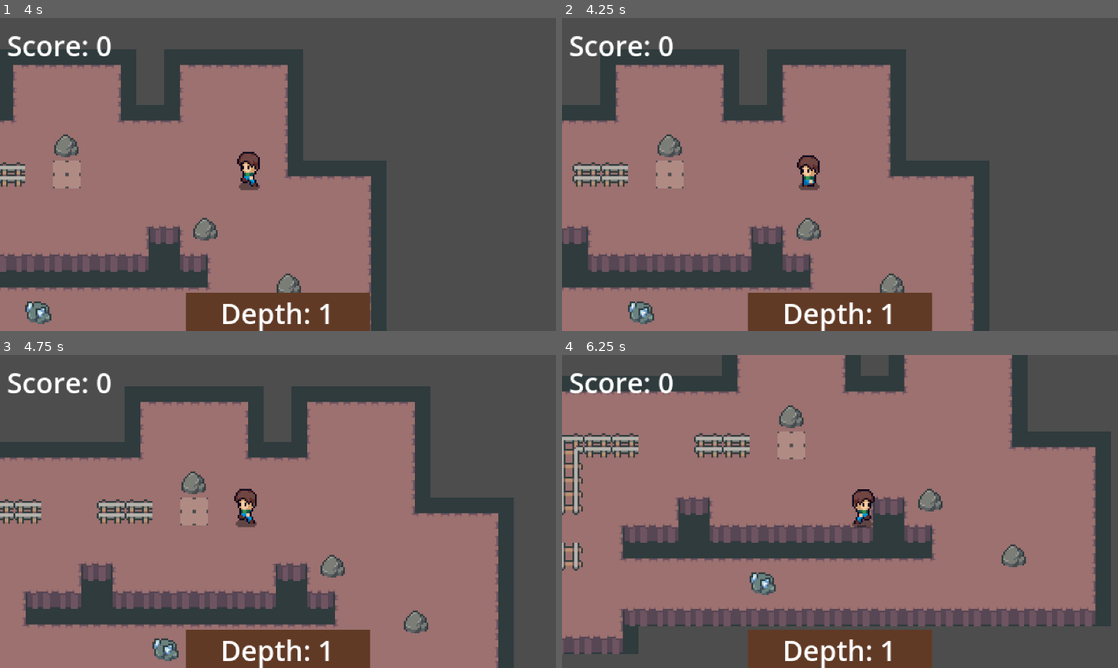
Above: before the commit, frames 1-4 (two rows, left to right).
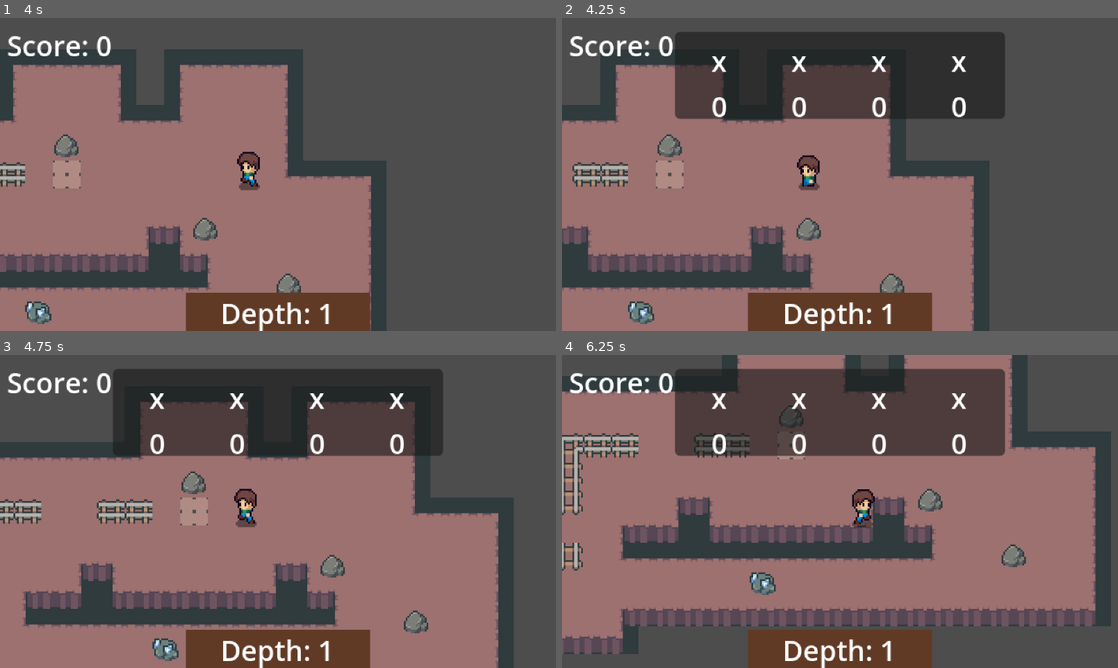
Above: after the commit, the same moments.

Repository: yi2003/mining
Game: Godot game, scene res://scenes/level.tscn
Two runs of this game, one before a commit and one after it. Both use one fixed random seed, a clock stepped at 60 frames per second and the inputs below.
Inputs:
- Up to frame 1 (4 s): hold Right (ui_right) 0.53-1.28 s; hold Space (attack) 0.53-1.28 s; hold Down (ui_down) 1.28-2.03 s; tap Space (attack) at 1.35, 2.85 s; hold Right (ui_right) 2.03-2.78 s; hold Space (attack) 2.03-2.78 s; hold Up (ui_up) 2.78-3.53 s; hold Left (ui_left) from 3.53 s (still down); hold Space (attack) from 3.53 s (still down)
- Up to frame 2 (4.25 s): keep holding Left (ui_left); keep holding Space (attack); tap Tab (toggle_inventory, bound only after the commit) at 4.15 s
- Up to frame 3 (4.75 s): keep holding Left (ui_left); release Space (attack) at 4.28 s; tap Space (attack) at 4.35 s
- Up to frame 4 (6.25 s): release Left (ui_left) at 5.03 s; hold Down (ui_down) 5.03-5.78 s; hold Space (attack) 5.03-5.78 s; hold Right (ui_right) from 5.78 s (still down); tap Space (attack) at 5.85 s

Frame 1 is identical in both runs. In frame 2, 13% of the frame differs, in the area x 20-80%, y 4-33%; in frame 3, 12%; in frame 4, 15%.

Commit message:
feat: add inventory UI with sprite icons and Tab toggle
Replace text-based inventory HUD with sprite icons (AtlasTexture) and
"x N" count format. Panel is hidden by default, toggled via Tab key.
Centered at top of screen with 4 slots showing ore textures and counts.

Co-Authored-By: Claude Opus 4.7 <noreply@anthropic.com>

Diff:
--- a/assets/scripts/inventory_hud.gd
+++ b/assets/scripts/inventory_hud.gd
@@ -1,34 +1,75 @@
 extends CanvasLayer
 
-@onready var labels = [
-	$Slots/Slot0/Label0,
-	$Slots/Slot1/Label1,
-	$Slots/Slot2/Label2,
-	$Slots/Slot3/Label3
+@onready var slot_icons: Array = [
+	$Panel/Slots/Slot0/Contents/Icon0,
+	$Panel/Slots/Slot1/Contents/Icon1,
+	$Panel/Slots/Slot2/Contents/Icon2,
+	$Panel/Slots/Slot3/Contents/Icon3
 ]
 
-const ORE_ICONS = {
-	PlayerInventory.OreType.IRON: "Ir:",
-	PlayerInventory.OreType.GOLD: "Au:",
-	PlayerInventory.OreType.COAL: "C:",
-	PlayerInventory.OreType.SOLAR: "S:",
-	PlayerInventory.OreType.DIAMOND: "D:",
-	PlayerInventory.OreType.AMETHYST: "A:",
-	PlayerInventory.OreType.TIN: "Tn:"
+@onready var slot_labels: Array = [
+	$Panel/Slots/Slot0/Contents/Label0,
+	$Panel/Slots/Slot1/Contents/Label1,
+	$Panel/Slots/Slot2/Contents/Label2,
+	$Panel/Slots/Slot3/Contents/Label3
+]
+
+const ORE_TEXTURES = {
+	PlayerInventory.OreType.IRON: preload("res://assets/images/ores/iron.png"),
+	PlayerInventory.OreType.GOLD: preload("res://assets/images/ores/gold.png"),
+	PlayerInventory.OreType.COAL: preload("res://assets/images/ores/stone.png"),
+	PlayerInventory.OreType.SOLAR: preload("res://assets/images/ores/silver.png"),
+	PlayerInventory.OreType.DIAMOND: preload("res://assets/images/gems/diamond.png"),
+	PlayerInventory.OreType.AMETHYST: preload("res://assets/images/gems/amethyst.png"),
+	PlayerInventory.OreType.TIN: preload("res://assets/images/ores/tin.png")
+}
+
+const ORE_REGIONS = {
+	PlayerInventory.OreType.IRON: Rect2(32, 16, 16, 16),
+	PlayerInventory.OreType.GOLD: Rect2(32, 0, 16, 16),
+	PlayerInventory.OreType.COAL: Rect2(16, 48, 16, 16),
+	PlayerInventory.OreType.SOLAR: Rect2(32, 0, 16, 16),
+	PlayerInventory.OreType.DIAMOND: Rect2(32, 16, 16, 16),
+	PlayerInventory.OreType.AMETHYST: Rect2(32, 16, 16, 16),
+	PlayerInventory.OreType.TIN: Rect2(32, 0, 16, 16)
 }
 
 func _ready():
-	PlayerInventory.inventory_changed.connect(_update_all)
+	PlayerInventory.inventory_changed.connect(UpdateInventoryUI)
+	_update_all()
+	visible = false
+	set_process_unhandled_input(true)
+
+func ToggleInventory():
+	visible = not visible
+	if visible:
+		_update_all()
+
+func _unhandled_input(event):
+	if event.is_action_pressed("toggle_inventory"):
+		ToggleInventory()
+		get_viewport().set_input_as_handled()
+
+func UpdateInventoryUI():
 	_update_all()
 
 func _update_all():
-	for i in labels.size():
+	for i in PlayerInventory.MAX_SLOTS:
 		var slot = PlayerInventory.slots[i]
-		var label = labels[i]
+		var icon_node = slot_icons[i]
+		var label_node = slot_labels[i]
+
 		if slot.locked:
-			var icon = ""
-			if ORE_ICONS.has(slot.ore_type):
-				icon = ORE_ICONS[slot.ore_type]
-			label.text = icon + str(slot.count) + "/" + str(PlayerInventory.MAX_STACK)
+			var base_texture = ORE_TEXTURES.get(slot.ore_type)
+			var region = ORE_REGIONS.get(slot.ore_type, Rect2(0, 0, 16, 16))
+			if base_texture:
+				var atlas = AtlasTexture.new()
+				atlas.atlas = base_texture
+				atlas.region = region
+				icon_node.texture = atlas
+				icon_node.visible = true
+			label_node.text = "x " + str(slot.count)
 		else:
-			label.text = ""
+			icon_node.texture = null
+			icon_node.visible = false
+			label_node.text = "x 0"
--- a/project.godot
+++ b/project.godot
@@ -161,6 +161,13 @@
 "deadzone": 0.2,
 "events": []
 }
+toggle_inventory={
+"deadzone": 0.5,
+"events": [{
+"keycode": 4194323
+}, Object(InputEventKey,"resource_local_to_scene":false,"resource_name":"","device":-1,"window_id":0,"alt_pressed":false,"shift_pressed":false,"ctrl_pressed":false,"meta_pressed":false,"pressed":false,"keycode":0,"physical_keycode":4194306,"key_label":0,"unicode":0,"location":0,"echo":false,"script":null)
+]
+}
 
 [physics]
 
--- a/scenes/inventory_hud.tscn
+++ b/scenes/inventory_hud.tscn
@@ -1,57 +1,110 @@
 [gd_scene format=3 uid="uid://dinventohueba"]
-
-[gd_script load_steps=3]
 
 [ext_resource type="Script" path="res://assets/scripts/inventory_hud.gd" id="1_hud_script"]
 
-[sub_resource type="StyleBoxFlat" id="panel_style"]
-bg_color = Color(0.15, 0.1, 0.05, 0.85)
-border_width_left = 1
-border_width_right = 1
-border_width_top = 1
-border_width_bottom = 1
-border_color = Color(0.5, 0.35, 0.2, 1)
-
 [node name="InventoryHUD" type="CanvasLayer"]
 script = ExtResource("1_hud_script")
+layer = 10
 
-[node name="Background" type="ColorRect" parent="."]
-offset_left = 4.0
-offset_top = 4.0
-offset_right = 196.0
-offset_bottom = 26.0
-color = Color(0.12, 0.08, 0.04, 0.7)
+[node name="Panel" type="Panel" parent="."]
+custom_minimum_size = Vector2(190, 50)
+anchor_left = 0.5
+anchor_top = 0.0
+anchor_right = 0.5
+anchor_bottom = 0.0
+offset_left = -95.0
+offset_top = 8.0
+offset_right = 95.0
+offset_bottom = 58.0
 
-[node name="Slots" type="HBoxContainer" parent="."]
-offset_left = 6.0
+[node name="Slots" type="HBoxContainer" parent="Panel"]
+alignment = 1
+offset_left = 5.0
 offset_top = 5.0
-offset_right = 194.0
-offset_bottom = 25.0
+offset_right = 185.0
+offset_bottom = 43.0
+theme_override_constants/separation = 4
 
-[node name="Slot0" type="Panel" parent="Slots"]
-custom_minimum_size = Vector2(44, 18)
+[node name="Slot0" type="CenterContainer" parent="Panel/Slots"]
 layout_mode = 2
+custom_minimum_size = Vector2(42, 36)
 
-[node name="Label0" type="Label" parent="Slots/Slot0"]
+[node name="Contents" type="VBoxContainer" parent="Panel/Slots/Slot0"]
 layout_mode = 2
+alignment = 1
+theme_override_constants/separation = 1
 
-[node name="Slot1" type="Panel" parent="Slots"]
-custom_minimum_size = Vector2(44, 18)
+[node name="Icon0" type="TextureRect" parent="Panel/Slots/Slot0/Contents"]
 layout_mode = 2
+custom_minimum_size = Vector2(16, 16)
+expand_mode = 1
+stretch_mode = 1
+visible = false
 
-[node name="Label1" type="Label" parent="Slots/Slot1"]
+[node name="Label0" type="Label" parent="Panel/Slots/Slot0/Contents"]
 layout_mode = 2
+horizontal_alignment = 1
+autowrap_mode = 2
 
-[node name="Slot2" type="Panel" parent="Slots"]
-custom_minimum_size = Vector2(44, 18)
+[node name="Slot1" type="CenterContainer" parent="Panel/Slots"]
 layout_mode = 2
+custom_minimum_size = Vector2(42, 36)
 
-[node name="Label2" type="Label" parent="Slots/Slot2"]
+[node name="Contents" type="VBoxContainer" parent="Panel/Slots/Slot1"]
 layout_mode = 2
+alignment = 1
+theme_override_constants/separation = 1
 
-[node name="Slot3" type="Panel" parent="Slots"]
-custom_minimum_size = Vector2(44, 18)
+[node name="Icon1" type="TextureRect" parent="Panel/Slots/Slot1/Contents"]
 layout_mode = 2
+custom_minimum_size = Vector2(16, 16)
+expand_mode = 1
+stretch_mode = 1
+visible = false
 
-[node name="Label3" type="Label" parent="Slots/Slot3"]
+[node name="Label1" type="Label" parent="Panel/Slots/Slot1/Contents"]
 layout_mode = 2
+horizontal_alignment = 1
+autowrap_mode = 2
+
+[node name="Slot2" type="CenterContainer" parent="Panel/Slots"]
+layout_mode = 2
+custom_minimum_size = Vector2(42, 36)
+
+[node name="Contents" type="VBoxContainer" parent="Panel/Slots/Slot2"]
+layout_mode = 2
+alignment = 1
+theme_override_constants/separation = 1
+
+[node name="Icon2" type="TextureRect" parent="Panel/Slots/Slot2/Contents"]
+layout_mode = 2
+custom_minimum_size = Vector2(16, 16)
+expand_mode = 1
+stretch_mode = 1
+visible = false
+
+[node name="Label2" type="Label" parent="Panel/Slots/Slot2/Contents"]
+layout_mode = 2
+horizontal_alignment = 1
+autowrap_mode = 2
+
+[node name="Slot3" type="CenterContainer" parent="Panel/Slots"]
+layout_mode = 2
+custom_minimum_size = Vector2(42, 36)
+
+[node name="Contents" type="VBoxContainer" parent="Panel/Slots/Slot3"]
+layout_mode = 2
+alignment = 1
+theme_override_constants/separation = 1
+
+[node name="Icon3" type="TextureRect" parent="Panel/Slots/Slot3/Contents"]
+layout_mode = 2
+custom_minimum_size = Vector2(16, 16)
+expand_mode = 1
+stretch_mode = 1
+visible = false
+
+[node name="Label3" type="Label" parent="Panel/Slots/Slot3/Contents"]
+layout_mode = 2
+horizontal_alignment = 1
+autowrap_mode = 2
